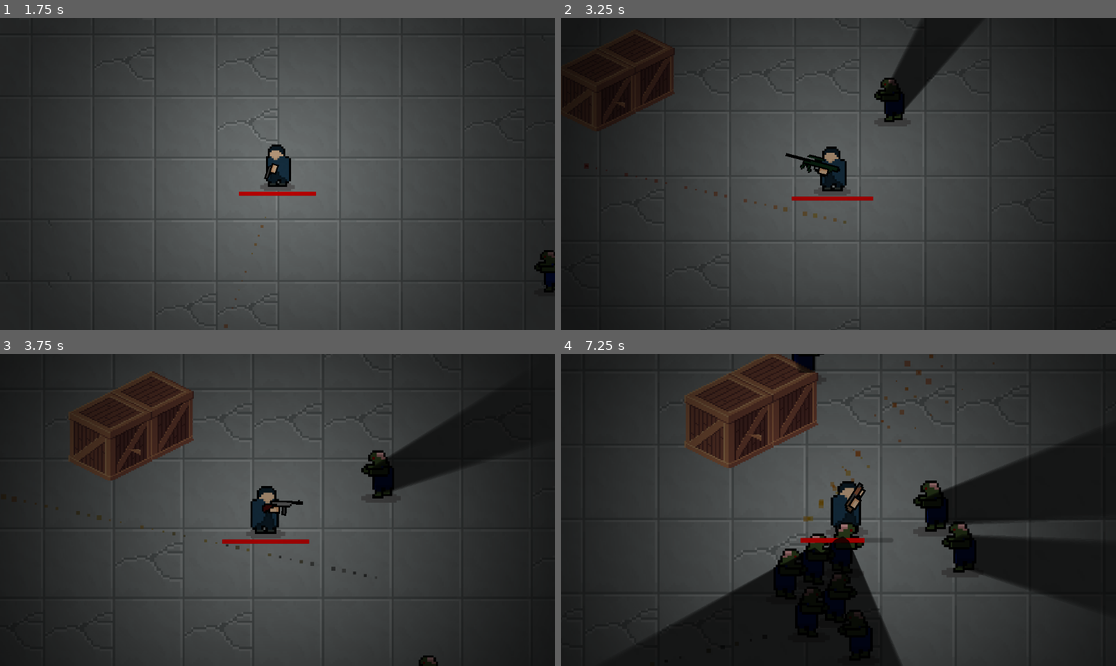
Above: before the commit, frames 1-4 (two rows, left to right).
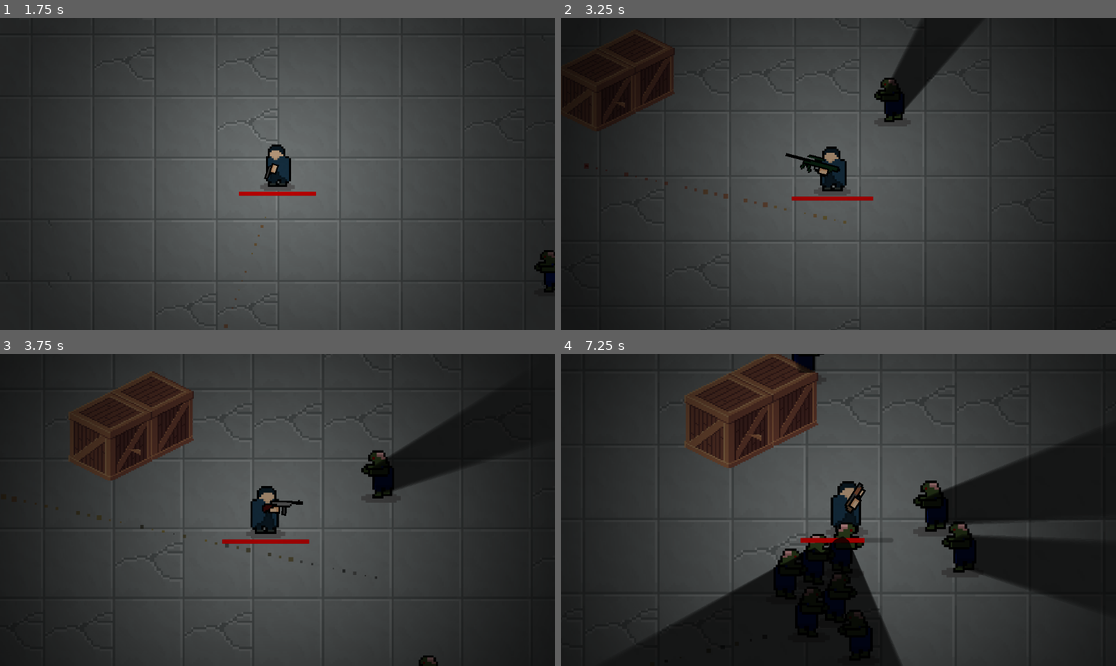
Above: after the commit, the same moments.

Repository: userbooi/Daydream-Toronto
Game: Godot game, scene res://Scenes/UI/main_menu.tscn
Two runs of this game, one before a commit and one after it. Both use one fixed random seed, a clock stepped at 60 frames per second and the inputs below. The engine's default icon, where the game draws it, is replaced by a stand-in: a white triangle on a blue panel in a dark square.
Inputs (mouse positions are in pixels of both pictures, inside the frame that each line leads up to):
- Up to frame 1 (1.75 s): click "Play" at 0.5 s; tap Enter at 1.25 s; move the mouse to (249, 236) at 1.27 s; press the mouse at (249, 236) at 1.28 s; hold W (up) from 1.28 s (still down)
- Up to frame 2 (3.25 s): move the mouse to (1005, 220) at 2.02 s; release the mouse at (1005, 220) at 2.03 s; click (1005, 220) at 2.1 s; move the mouse to (672, 127) at 2.77 s; release W (up) at 2.78 s; press the mouse at (672, 127) at 2.78 s; hold A (left) from 2.78 s (still down); tap Space (sacrifice) at 2.85 s
- Up to frame 3 (3.75 s): keep holding A (left); move the mouse to (305, 510) at 3.52 s; release the mouse at (305, 510) at 3.53 s; tap 1 (switch_weapon) at 3.6 s
- Up to frame 4 (7.25 s): click (866, 510) at 3.8 s; move the mouse to (755, 432) at 4.27 s; release A (left) at 4.28 s; press the mouse at (755, 432) at 4.28 s; hold S (down) 4.28-5.03 s; move the mouse to (960, 494) at 5.02 s; release the mouse at (960, 494) at 5.03 s; hold D (right) 5.03-5.78 s; click (960, 494) at 5.1 s; move the mouse to (727, 525) at 5.77 s; press the mouse at (727, 525) at 5.78 s; hold W (up) 5.78-6.53 s; tap Space (sacrifice) at 5.85 s; move the mouse to (894, 441) at 6.52 s; release the mouse at (894, 441) at 6.53 s; hold D (right) from 6.53 s (still down); tap 1 (switch_weapon) at 6.6 s; click (894, 441) at 6.8 s

Frame 1 is identical in both runs. In frame 2, less than 0.1% of the frame differs, in the area x 15-50%, y 51-66%; in frame 3, less than 0.1%; in frame 4, 0.3%, in the area x 43-78%, y 0-58%.

Commit message:
fixed bullet

Diff:
--- a/Scenes/bullet.tscn
+++ b/Scenes/bullet.tscn
@@ -16,7 +16,7 @@
 colors = PackedColorArray(0.584314, 0.0196078, 0, 0.47451, 0.572549, 0.447059, 0.0470588, 0.584314, 0, 0, 0, 0.572549, 0.0941176, 0.0627451, 0.027451, 0.192157, 0.403922, 0.27451, 0.121569, 0.156863)
 
 [sub_resource type="RectangleShape2D" id="RectangleShape2D_1m0h8"]
-size = Vector2(22, 16)
+size = Vector2(22, 20)
 
 [node name="bullet" type="CharacterBody2D"]
 position = Vector2(9, 0)
@@ -53,7 +53,7 @@
 script = ExtResource("3_6wey2")
 
 [node name="CollisionShape2D" type="CollisionShape2D" parent="HitboxComponent"]
-position = Vector2(0, -9.53674e-08)
+position = Vector2(0, 0.200001)
 scale = Vector2(1, 1)
 shape = SubResource("RectangleShape2D_1m0h8")
 
--- a/Scenes/main.tscn
+++ b/Scenes/main.tscn
@@ -10,9 +10,6 @@
 [ext_resource type="Texture2D" uid="uid://00wge4wi3c0c" path="res://Assets/tilesheets/floor_tiles/floor_concrete3.png" id="7_kvcxx"]
 [ext_resource type="Texture2D" uid="uid://bmvqu57y6bglh" path="res://Assets/lightmap/lightmap.png" id="9_3s0tp"]
 [ext_resource type="PackedScene" uid="uid://c1t2cdjw5dt56" path="res://Scenes/UI/sanity.tscn" id="10_t64d2"]
-[ext_resource type="Script" path="res://Scenes/start_animation.gd" id="11_ccj84"]
-[ext_resource type="FontFile" uid="uid://l4f4lns7mif6" path="res://Assets/fonts/ArcadeBook-EEGj.ttf" id="12_o7hbl"]
-[ext_resource type="Script" path="res://Scripts/wave_clear.gd" id="12_uah3r"]
 
 [sub_resource type="TileMapPattern" id="TileMapPattern_nhta3"]
 tile_data = PackedInt32Array(131072, 262151, 2, 196608, 262151, 3, 262144, 262151, 4, 327680, 262151, 5, 393216, 262151 …(1160 unchanged characters)…
@@ -909,103 +906,6 @@
 "death": SubResource("Animation_8iapa")
 }
 
-[sub_resource type="Animation" id="Animation_wncua"]
-length = 0.001
-tracks/0/type = "value"
-tracks/0/imported = false
-tracks/0/enabled = true
-tracks/0/path = NodePath(".:modulate")
-tracks/0/interp = 1
-tracks/0/loop_wrap = true
-tracks/0/keys = {
-"times": PackedFloat32Array(0),
-"transitions": PackedFloat32Array(1),
-"update": 0,
-"values": [Color(1, 1, 1, 1)]
-}
-
-[sub_resource type="Animation" id="Animation_muy1o"]
-resource_name = "fade_out"
-tracks/0/type = "value"
-tracks/0/imported = false
-tracks/0/enabled = true
-tracks/0/path = NodePath(".:modulate")
-tracks/0/interp = 1
-tracks/0/loop_wrap = true
-tracks/0/keys = {
-"times": PackedFloat32Array(0, 1),
-"transitions": PackedFloat32Array(0.420448, 1),
-"update": 0,
-"values": [Color(1, 1, 1, 1), Color(1, 1, 1, 0)]
-}
-
-[sub_resource type="AnimationLibrary" id="AnimationLibrary_im7w4"]
-_data = {
-"RESET": SubResource("Animation_wncua"),
-"fade_out": SubResource("Animation_muy1o")
-}
-
-[sub_resource type="Animation" id="Animation_4kurg"]
-length = 0.001
-tracks/0/type = "value"
-tracks/0/imported = false
-tracks/0/enabled = true
-tracks/0/path = NodePath(".:modulate")
-tracks/0/interp = 1
-tracks/0/loop_wrap = true
-tracks/0/keys = {
-"times": PackedFloat32Array(0),
-"transitions": PackedFloat32Array(1),
-"update": 0,
-"values": [Color(1, 1, 1, 1)]
-}
-tracks/1/type = "value"
-tracks/1/imported = false
-tracks/1/enabled = true
-tracks/1/path = NodePath(".:theme_override_font_sizes/normal_font_size")
-tracks/1/interp = 1
-tracks/1/loop_wrap = true
-tracks/1/keys = {
-"times": PackedFloat32Array(0),
-"transitions": PackedFloat32Array(1),
-"update": 1,
-"values": [80]
-}
-
-[sub_resource type="Animation" id="Animation_qu4e2"]
-resource_name = "start"
-length = 2.0
-tracks/0/type = "value"
-tracks/0/imported = false
-tracks/0/enabled = true
-tracks/0/path = NodePath(".:modulate")
-tracks/0/interp = 1
-tracks/0/loop_wrap = true
-tracks/0/keys = {
-"times": PackedFloat32Array(1.6, 2),
-"transitions": PackedFloat32Array(1, 1),
-"update": 0,
-"values": [Color(1, 1, 1, 1), Color(1, 1, 1, 0)]
-}
-tracks/1/type = "value"
-tracks/1/imported = false
-tracks/1/enabled = true
-tracks/1/path = NodePath(".:theme_override_font_sizes/normal_font_size")
-tracks/1/interp = 1
-tracks/1/loop_wrap = true
-tracks/1/keys = {
-"times": PackedFloat32Array(0, 1.6),
-"transitions": PackedFloat32Array(1, 1),
-"update": 0,
-"values": [100, 120]
-}
-
-[sub_resource type="AnimationLibrary" id="AnimationLibrary_et5ho"]
-_data = {
-"RESET": SubResource("Animation_4kurg"),
-"start": SubResource("Animation_qu4e2")
-}
-
 [node name="Main" type="Node2D"]
 y_sort_enabled = true
 script = ExtResource("1_6r04h")
@@ -1075,39 +975,4 @@
 
 [node name="Sanity" parent="CanvasLayer" instance=ExtResource("10_t64d2")]
 
-[node name="ColorRect" type="ColorRect" parent="CanvasLayer"]
-anchors_preset = 15
-anchor_right = 1.0
-anchor_bottom = 1.0
-grow_horizontal = 2
-grow_vertical = 2
-color = Color(0, 0, 0, 1)
-
-[node name="AnimationPlayer" type="AnimationPlayer" parent="CanvasLayer/ColorRect"]
-libraries = {
-"": SubResource("AnimationLibrary_im7w4")
-}
-script = ExtResource("11_ccj84")
-
-[node name="RichTextLabel" type="RichTextLabel" parent="CanvasLayer"]
-texture_filter = 2
-anchors_preset = 10
-anchor_right = 1.0
-offset_top = 86.0
-offset_bottom = 302.0
-grow_horizontal = 2
-theme_override_colors/default_color = Color(0, 0, 0, 1)
-theme_override_fonts/normal_font = ExtResource("12_o7hbl")
-theme_override_font_sizes/normal_font_size = 80
-bbcode_enabled = true
-text = "[center]WAVE CLEAR[/center]"
-autowrap_mode = 0
-
-[node name="AnimationPlayer" type="AnimationPlayer" parent="CanvasLayer/RichTextLabel"]
-libraries = {
-"": SubResource("AnimationLibrary_et5ho")
-}
-script = ExtResource("12_uah3r")
-
-[connection signal="next_wave" from="." to="CanvasLayer/RichTextLabel/AnimationPlayer" method="_on_main_next_wave"]
 [connection signal="timeout" from="enemySpawnTimer" to="." method="_on_enemy_spawn_timer_timeout"]
--- a/Scripts/Components/hitbox_component.gd
+++ b/Scripts/Components/hitbox_component.gd
@@ -21,10 +21,10 @@
 func _process(delta: float) -> void:
 	hit_list = get_overlapping_areas()
 	body_list = get_overlapping_bodies()
-	if parent.name == "bullet":
+	if parent.name.substr(0, 6) == "bullet":
 		if body_list:
 			for body in body_list:
-				if body.name == "buildings" or body.name == "crate1" or body.name == "crate2":
+				if body.name == "buildings" or body.name == "crate1" or body.name == "crate2" or body.name == "obstacles":
 					parent.queue_free()
 	if hit_list:
 		var closest: HurtboxComponent = hit_list[0]
--- a/Scripts/guns.gd
+++ b/Scripts/guns.gd
@@ -44,6 +44,7 @@
 
 	for i in range(Game.gun_stats[Game.gun_names[Game.gun_num]][5]):
 		var bullet_instance = bullet.instantiate()
+		bullet_instance.name = "bullet" + str(get_node("/root/Main/Projectiles").get_child_count())
 		bullet_instance.scale = Vector2(0.15, 0.15)
 		bullet_instance.global_position = $Sprite2D/shootPoint.global_position
 		bullet_instance.increased_angle = 0
